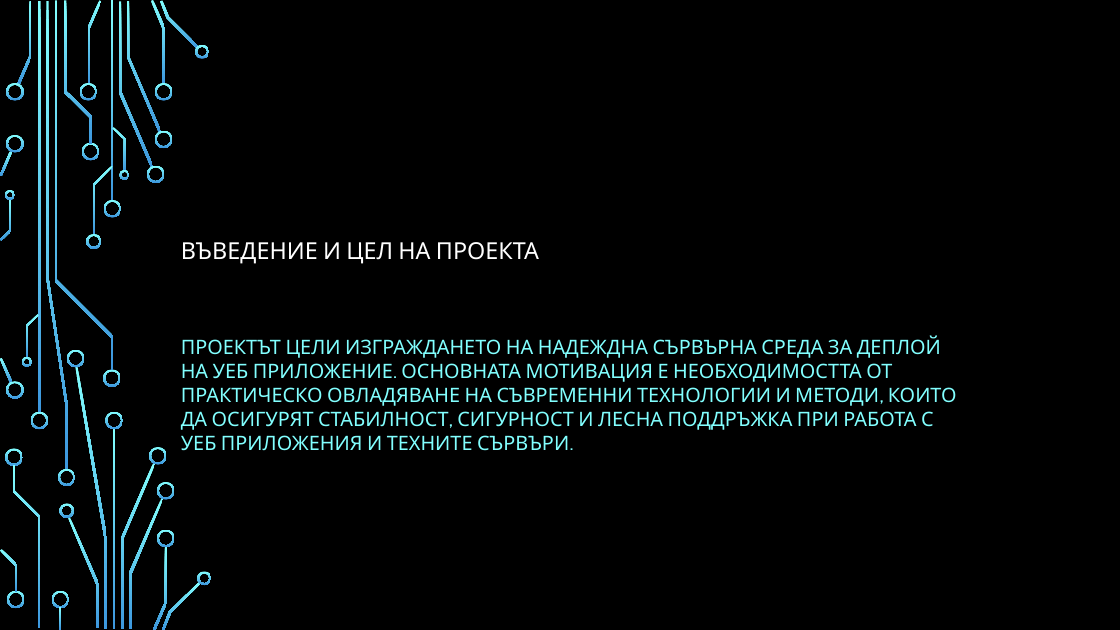
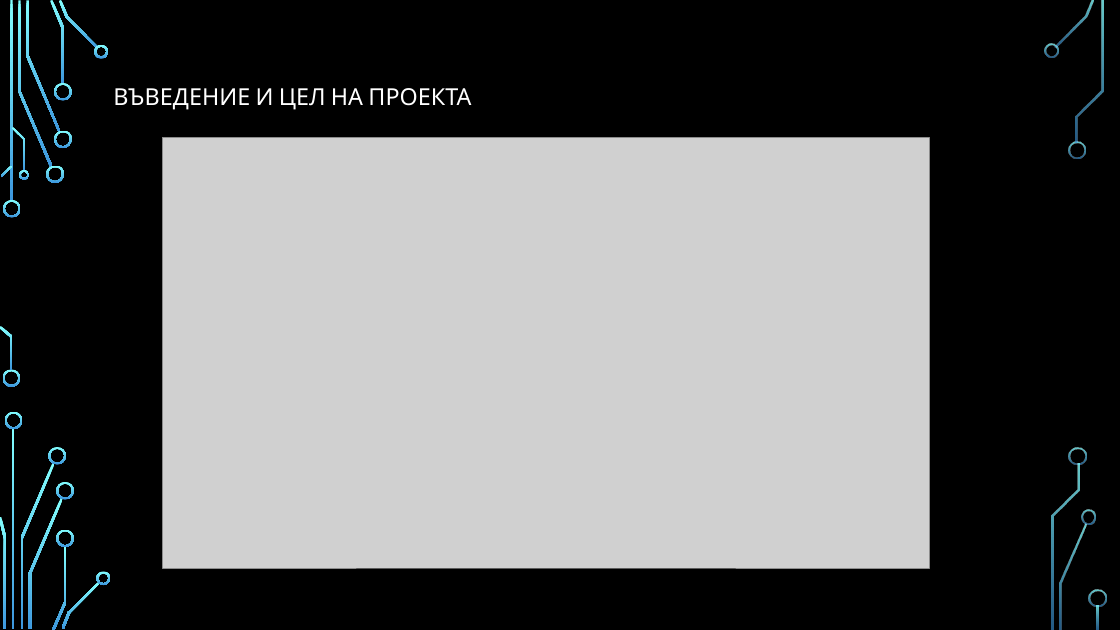
Before and after one commit to pgee-dzi2024/Theme_2508, a slide deck: slide 2 of dr/presentation.pptx. Drawn at 1120x630 pixels with LibreOffice and Linux fonts; fonts in the diff are those of the drawing; grey boxes stand for pictures; background and template pictures are left out. Boxes give left, top, right and bottom in pixels: in the first picture for what was removed or moved away, otherwise in the second. Text is boxed around its words. In the diff, an @@ line names an element or a change of style, - is before the commit and + after.

```diff
--- a/dr/presentation.pptx
+++ b/dr/presentation.pptx
@@ freeform shape resized from (x1=64, y1=1, x2=92, y2=144) to (x1=26, y1=1, x2=60, y2=132) @@
@@ group removed at (x1=0, y1=0, x2=175, y2=630): 26 freeform shapes, 2 rectangles @@
@@ freeform shape moved from (x1=18, y1=1, x2=32, y2=84) to (x1=50, y1=0, x2=65, y2=84) @@
@@ 8 freeform shapes, 2 rectangles moved together from (x1=103, y1=1, x2=212, y2=630) to (x1=3, y1=0, x2=111, y2=630) @@
@@ title "ВЪВЕДЕНИЕ И ЦЕЛ НА ПРОЕКТА" moved from (x1=181, y1=242, x2=539, y2=264) to (x1=113, y1=88, x2=471, y2=110) @@
@@ title "ВЪВЕДЕНИЕ И ЦЕЛ НА ПРОЕКТА" at (x1=113, y1=88, x2=471, y2=110): vertical alignment bottom to middle @@
@@ freeform shape moved from (x1=80, y1=83, x2=97, y2=101) to (x1=54, y1=83, x2=71, y2=101) @@
@@ freeform shape moved from (x1=82, y1=143, x2=99, y2=160) to (x1=54, y1=130, x2=71, y2=148) @@
@@ picture added at (x1=163, y1=138, x2=929, y2=569) @@
@@ freeform shape resized from (x1=0, y1=151, x2=13, y2=176) to (x1=1, y1=166, x2=13, y2=177) @@
@@ freeform shape moved from (x1=5, y1=190, x2=15, y2=200) to (x1=18, y1=170, x2=29, y2=180) @@
@@ freeform shape moved from (x1=6, y1=135, x2=24, y2=153) to (x1=46, y1=166, x2=64, y2=183) @@
@@ freeform shape moved from (x1=26, y1=314, x2=39, y2=358) to (x1=0, y1=326, x2=13, y2=371) @@
@@ subtitle removed at (x1=181, y1=336, x2=957, y2=451) @@
-ПРОЕКТЪТ ЦЕЛИ ИЗГРАЖДАНЕТО НА НАДЕЖДНА СЪРВЪРНА СРЕДА ЗА ДЕПЛОЙ НА УЕБ ПРИЛОЖЕНИЕ. ОСНОВНАТА МОТИВАЦИЯ Е НЕОБХОДИМОСТТА ОТ ПРАКТИЧЕСКО ОВЛАДЯВАНЕ НА СЪВРЕМЕННИ ТЕХНОЛОГИИ И МЕТОДИ, КОИТО ДА ОСИГУРЯТ СТАБИЛНОСТ, СИГУРНОСТ И ЛЕСНА ПОДДРЪЖКА ПРИ РАБОТА С УЕБ ПРИЛОЖЕНИЯ И ТЕХНИТЕ СЪРВЪРИ.
@@ freeform shape moved from (x1=6, y1=381, x2=24, y2=399) to (x1=3, y1=370, x2=20, y2=387) @@
@@ freeform shape moved from (x1=30, y1=412, x2=48, y2=429) to (x1=5, y1=412, x2=23, y2=429) @@
@@ freeform shape moved from (x1=5, y1=449, x2=23, y2=466) to (x1=49, y1=447, x2=66, y2=465) @@
@@ freeform shape resized from (x1=13, y1=465, x2=40, y2=628) to (x1=20, y1=463, x2=54, y2=628) @@
@@ freeform shape resized from (x1=68, y1=517, x2=99, y2=628) to (x1=29, y1=498, x2=63, y2=629) @@
@@ freeform shape moved from (x1=58, y1=469, x2=75, y2=486) to (x1=56, y1=482, x2=74, y2=500) @@
@@ freeform shape resized from (x1=0, y1=549, x2=18, y2=592) to (x1=0, y1=517, x2=6, y2=628) @@
@@ freeform shape resized from (x1=60, y1=503, x2=74, y2=518) to (x1=56, y1=529, x2=74, y2=547) @@
@@ group added at (x1=1044, y1=0, x2=1107, y2=629): 9 freeform shapes, 1 rectangle @@
```
Also in this commit, not shown: 6 other slides changed, 1 slide added, 1 slide removed, 3 other files.
